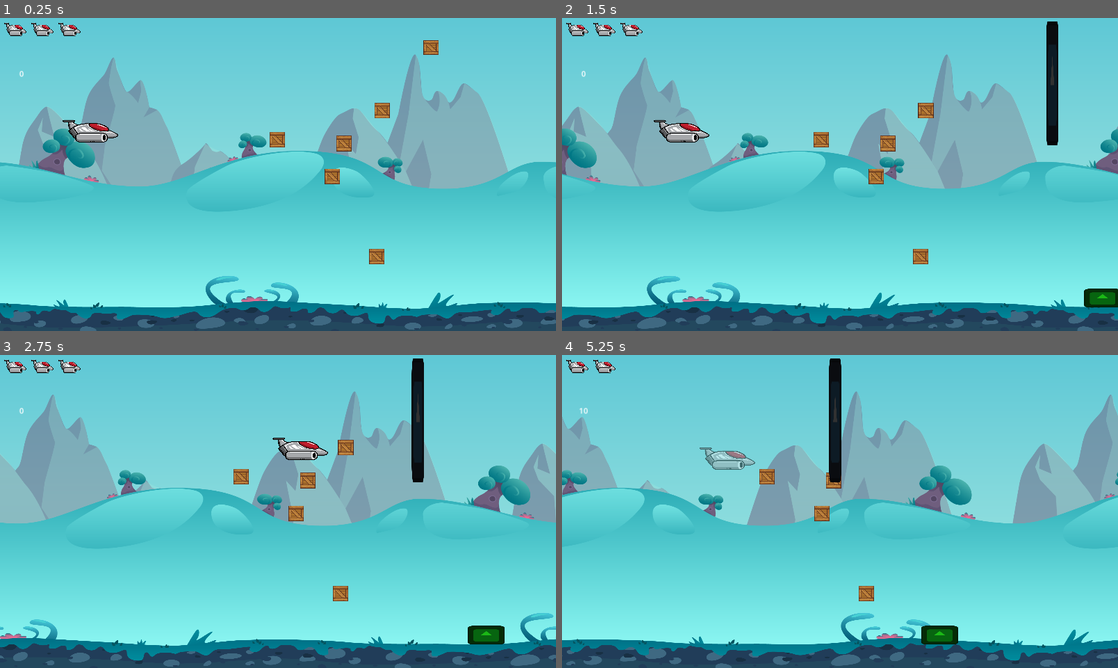
Above: before the commit, frames 1-4 (two rows, left to right).
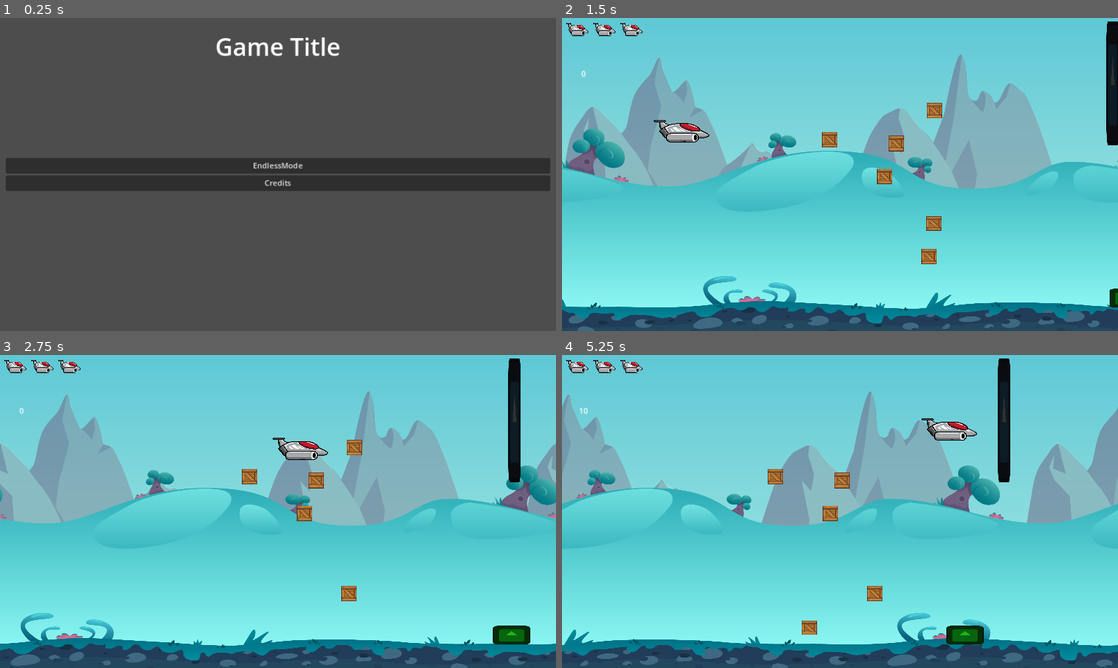
Above: after the commit, the same moments.

Repository: Ikkisoad/Godot-WIld-Jam-65
Game: Godot game, scene res://Scenes/main_menu.tscn
Same seed, same stepped clock (60 frames per second), same inputs: the game is played once before the commit and once after it. Before the commit the project starts from res://Scenes/main.tscn. The engine's default icon, where the game draws it, is replaced by a stand-in: a white triangle on a blue panel in a dark square.
Inputs (mouse positions are in pixels of both pictures, inside the frame that each line leads up to):
- Up to frame 1 (0.25 s): no input
- Up to frame 2 (1.5 s): click (840, 165) at 0.5 s, where only the run after the commit has a clickable "EndlessMode"; hold Right (right) from 1.28 s (still down); hold Space (release) from 1.28 s (still down)
- Up to frame 3 (2.75 s): keep holding Right (right); tap Up (up) at 1.52, 2.27 s; release Space (release) at 2.03 s; tap Space (release) at 2.1 s
- Up to frame 4 (5.25 s): release Right (right) at 2.78 s; hold Left (left) 2.78-3.53 s; hold Space (release) 2.78-3.53 s; hold Right (right) 3.53-5.03 s; tap Space (release) at 3.6, 5.1 s; tap Up (up) at 3.77, 4.52 s; hold Space (release) 4.28-5.03 s; hold Left (left) from 5.03 s (still down)

The runs differ from the first frame. In frame 1, 100% of the frame differs, in the area x 0-100%, y 0-100%; in frame 2, 17%; in frame 3, 17%; in frame 4, 18%.

Commit message:
Credits

Diff:
--- a/Scenes/credits_scene.tscn
+++ b/Scenes/credits_scene.tscn
@@ -41,4 +41,60 @@
 layout_mode = 2
 text = "Back To Menu"
 
+[node name="Label" type="Label" parent="."]
+layout_mode = 0
+offset_left = 519.0
+offset_top = 95.0
+offset_right = 625.0
+offset_bottom = 118.0
+text = "Programming"
+
+[node name="Label" type="Label" parent="Label"]
+layout_mode = 0
+offset_left = 18.0
+offset_top = 30.0
+offset_right = 83.0
+offset_bottom = 53.0
+text = "Ikkisoad"
+
+[node name="Label2" type="Label" parent="Label"]
+layout_mode = 0
+offset_left = 31.0
+offset_top = 55.0
+offset_right = 71.0
+offset_bottom = 78.0
+text = "GsX"
+
+[node name="Label3" type="Label" parent="Label"]
+layout_mode = 0
+offset_left = -19.0
+offset_top = 130.0
+offset_right = 123.0
+offset_bottom = 153.0
+text = "OpenGameArt.org"
+
+[node name="Label4" type="Label" parent="Label"]
+layout_mode = 0
+offset_left = -5.0
+offset_top = 159.0
+offset_right = 113.0
+offset_bottom = 182.0
+text = "\"Box\" by Alekei"
+
+[node name="Label5" type="Label" parent="Label"]
+layout_mode = 0
+offset_left = -169.0
+offset_top = 189.0
+offset_right = 284.0
+offset_bottom = 212.0
+text = "\"Parallax 2D Backgrounds\" by CraftPix.net 2D Game Assets"
+
+[node name="Label6" type="Label" parent="Label"]
+layout_mode = 0
+offset_left = -147.0
+offset_top = 219.0
+offset_right = 254.0
+offset_bottom = 242.0
+text = "\"Little Spaceship Game Character\" by bevouliin.com"
+
 [connection signal="pressed" from="MC/VBoxContainer/BackButton" to="." method="_on_back_button_pressed"]
--- a/Scenes/obstacle_area.gd
+++ b/Scenes/obstacle_area.gd
@@ -7,7 +7,7 @@
 	ScrollTheObject(delta)
 
 func ScrollTheObject(deltaTime: float):
-	position.x -= scrollingSpeed * deltaTime
+	position.x -= scrollingSpeed * deltaTime * Autoload.xSpeed
 
 func _on_body_entered(body: Node2D) -> void:
 	if body.is_in_group(PLAYER_GROUP):
--- a/project.godot
+++ b/project.godot
@@ -11,7 +11,7 @@
 [application]
 
 config/name="GodotWildJam65"
-run/main_scene="res://Scenes/main.tscn"
+run/main_scene="res://Scenes/main_menu.tscn"
 config/features=PackedStringArray("4.2", "GL Compatibility")
 config/icon="res://icon.svg"
 
